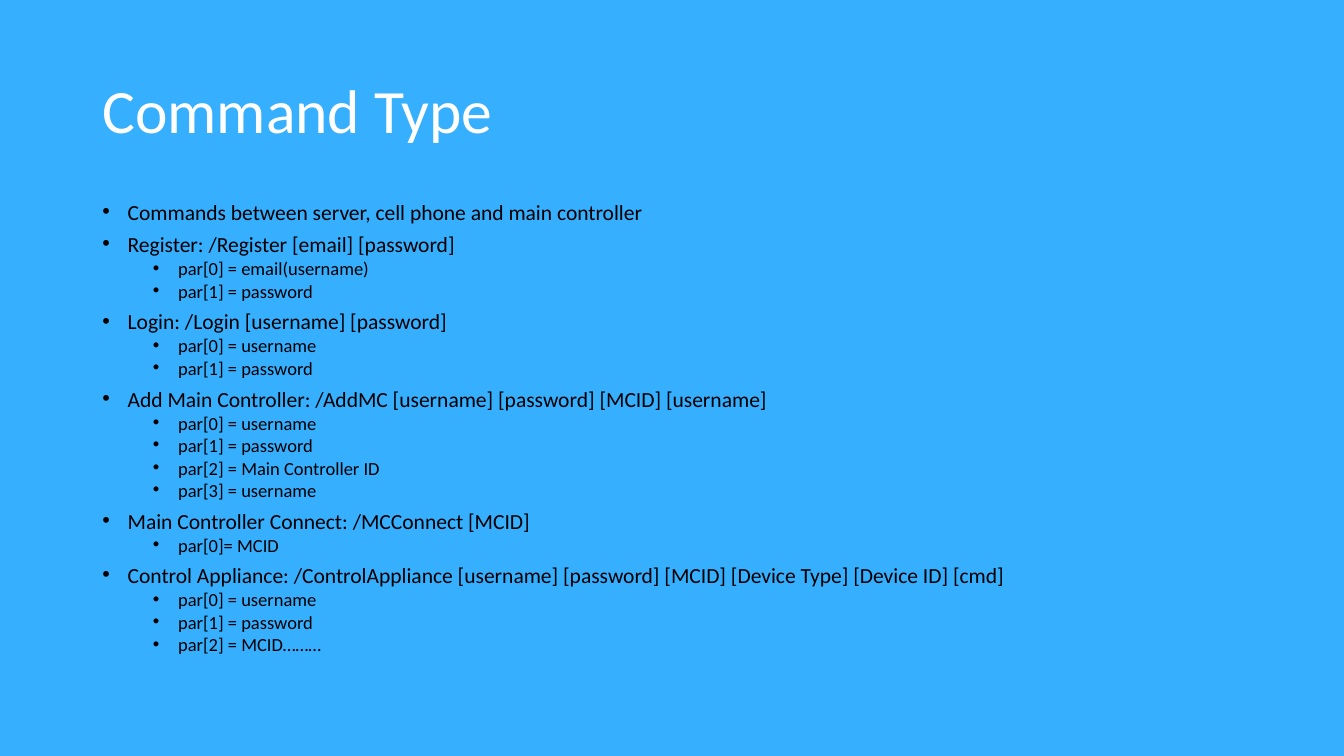
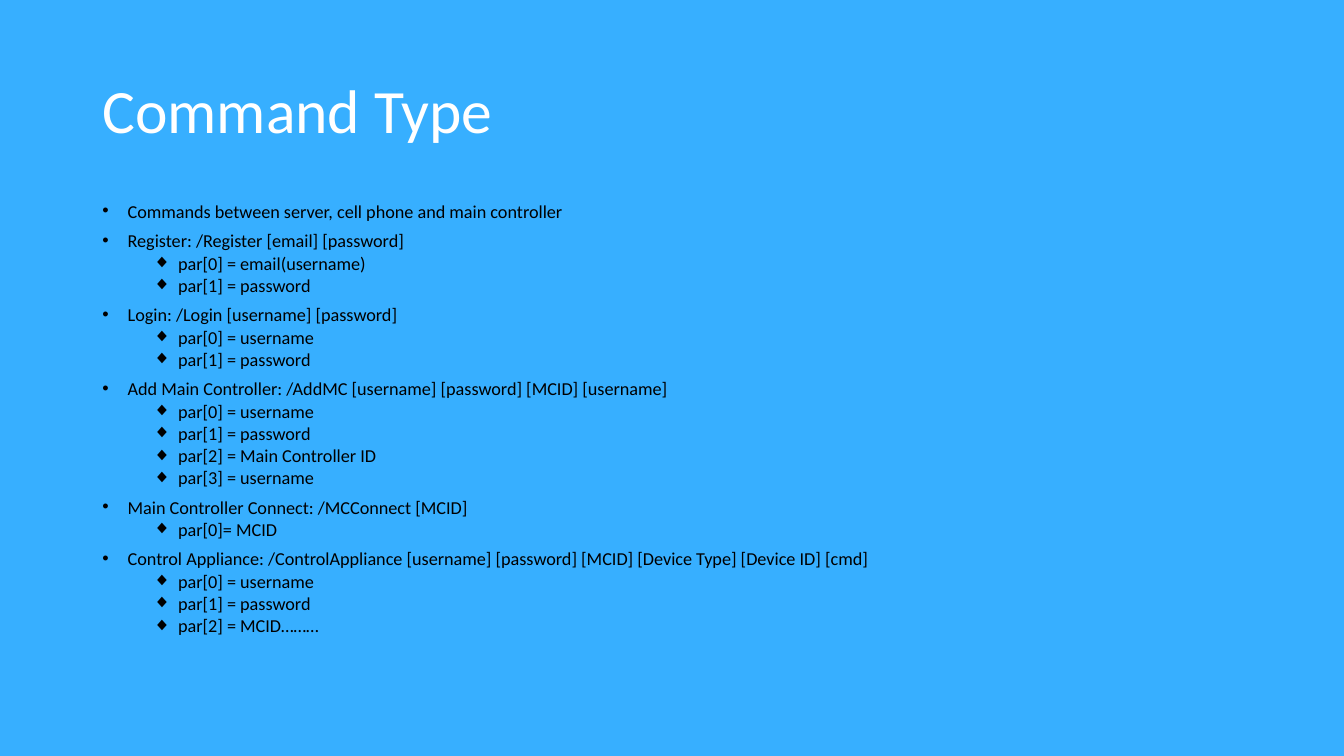
Before and after one commit to Software2015T1/SimpleLife, a slide deck: slide 10 of diagrams and requirements/SIMPLE LIFE.pptx. Drawn at 1344x756 pixels with LibreOffice and Linux fonts; fonts in the diff are those of the drawing. Boxes give left, top, right and bottom in pixels: in the first picture for what was removed or moved away, otherwise in the second. Text is boxed around its words. In the diff, an @@ line names an element or a change of style, - is before the commit and + after.

```diff
--- a/diagrams and requirements/SIMPLE LIFE.pptx
+++ b/diagrams and requirements/SIMPLE LIFE.pptx
@@ text "Commands between server, cell phone ..." at [128,205,868,635]: size 15.4 to 13 pt in "Commands between server, cell phone and main ...", "Register: /Register [email] [password]", "Login: /Login [username] [password]", "Add Main Controller: /AddMC [username] [password] [MCID] ..." and 2 more places; size 13.2 to 13 pt in "par[0] = email(username)", "par[1] = password", "par[0] = username", "par[1] = password" and 8 more places; bullet • to ◆ @@
```
Also in this commit, not shown: 5 other slides changed, 3 slides added.
